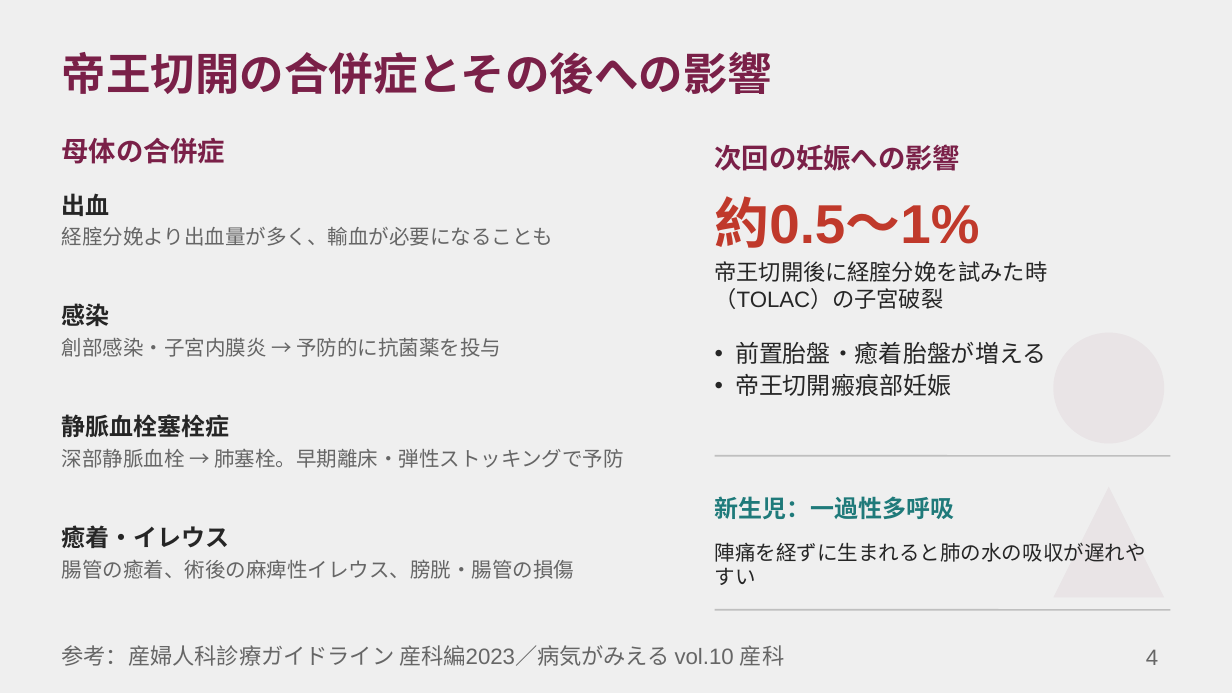
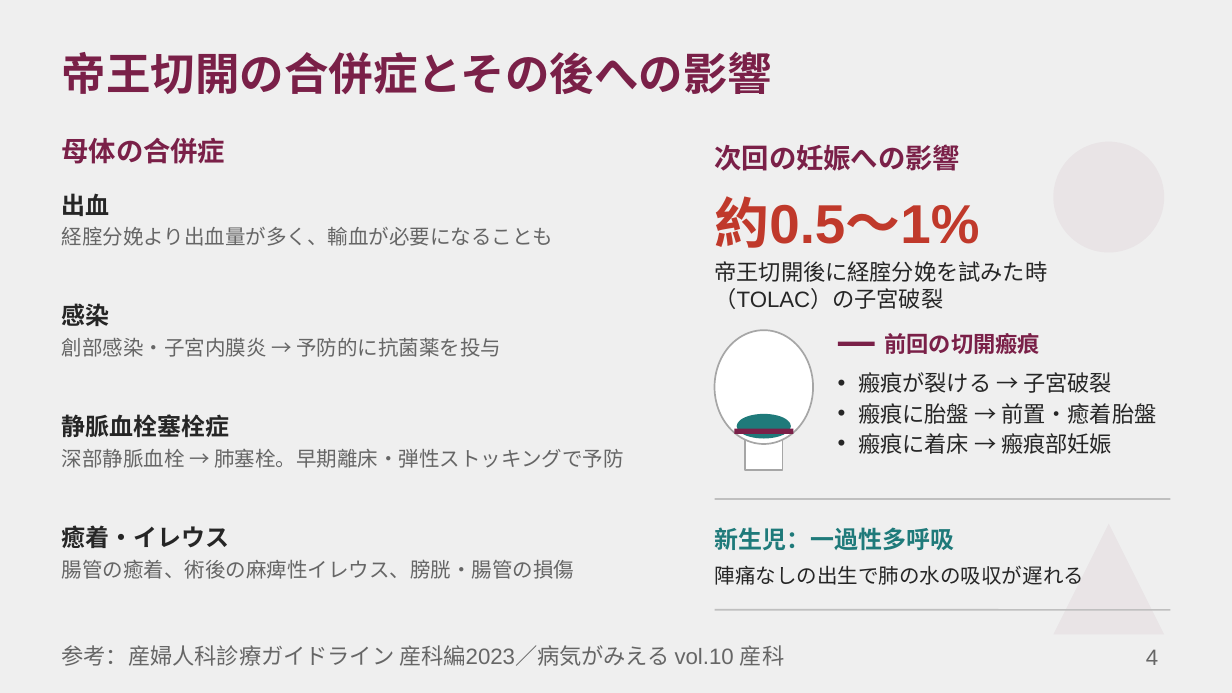
Before and after one commit to TNagate/boat-notify-render, a slide deck: slide 4 of slides/⑤帝王切開.pptx. Drawn at 1232x693 pixels with LibreOffice and Linux fonts; fonts in the diff are those of the drawing. Boxes give left, top, right and bottom in pixels: in the first picture for what was removed or moved away, otherwise in the second. Text is boxed around its words. In the diff, an @@ line names an element or a change of style, - is before the commit and + after.

```diff
--- a/slides/⑤帝王切開.pptx
+++ b/slides/⑤帝王切開.pptx
@@ ellipse moved from (x1=1053, y1=333, x2=1164, y2=444) to (x1=1053, y1=142, x2=1164, y2=253) @@
@@ ellipse added at (x1=715, y1=330, x2=813, y2=444), fill #FFFFFF, outline #A6A6A6 1 pt @@
@@ line added from (838, 344) to (875, 344), #7A2048 2.5 pt @@
@@ text added at (x1=885, y1=333, x2=1040, y2=354), 13 pt, text #7A2048, bold @@
+前回の切開瘢痕
@@ text at (x1=858, y1=372, x2=1156, y2=454): text changed; size 14 to 13 pt @@
-• 前置胎盤・癒着胎盤が増える
-• 帝王切開瘢痕部妊娠
+• 瘢痕が裂ける → 子宮破裂
+• 瘢痕に胎盤 → 前置・癒着胎盤
+• 瘢痕に着床 → 瘢痕部妊娠
@@ ellipse added at (x1=737, y1=414, x2=791, y2=439), fill #1F7A7A @@
@@ line added from (734, 431) to (793, 431), #7A2048 3 pt @@
@@ rectangle added at (x1=745, y1=431, x2=782, y2=471), fill #FFFFFF, outline #A6A6A6 1 pt @@
@@ line moved from (715, 456) - (1170, 456) to (715, 499) - (1170, 499) @@
@@ text "新生児：一過性多呼吸" moved from (x1=715, y1=496, x2=955, y2=519) to (x1=715, y1=527, x2=955, y2=550) @@
@@ triangle moved from (x1=1053, y1=487, x2=1164, y2=598) to (x1=1053, y1=524, x2=1164, y2=634) @@
@@ text at (x1=715, y1=565, x2=1085, y2=585): text changed @@
-陣痛を経ずに生まれると肺の水の吸収が遅れやすい
+陣痛なしの出生で肺の水の吸収が遅れる
```
Also in this commit, not shown: 4 other slides changed.
